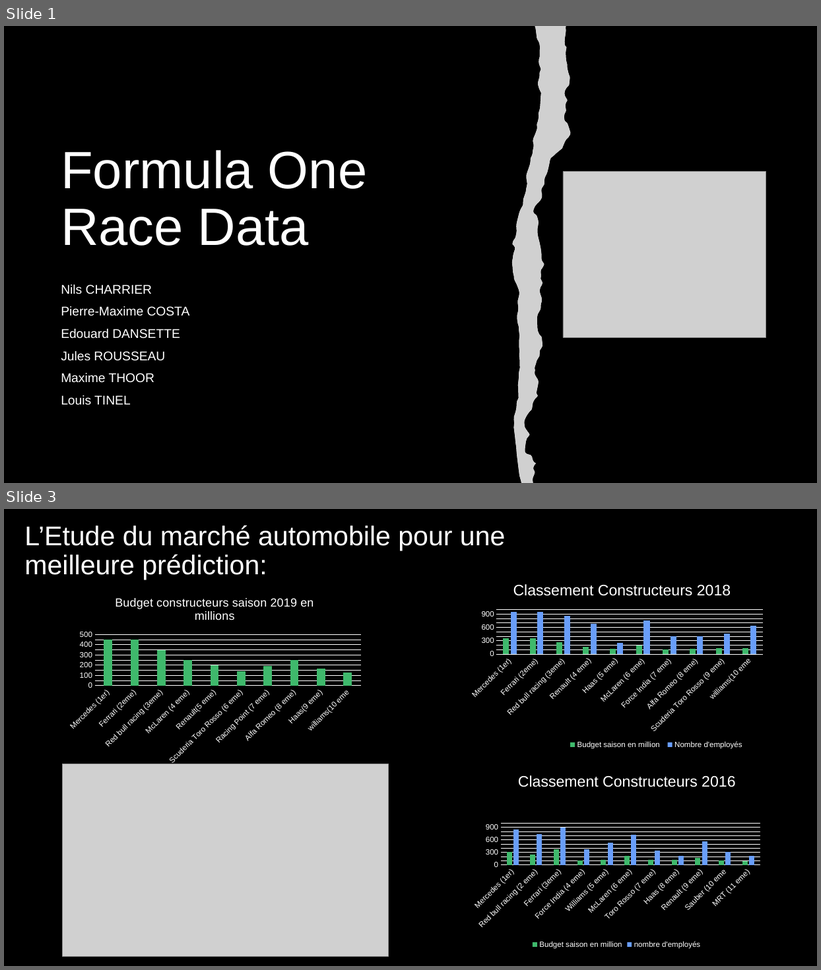
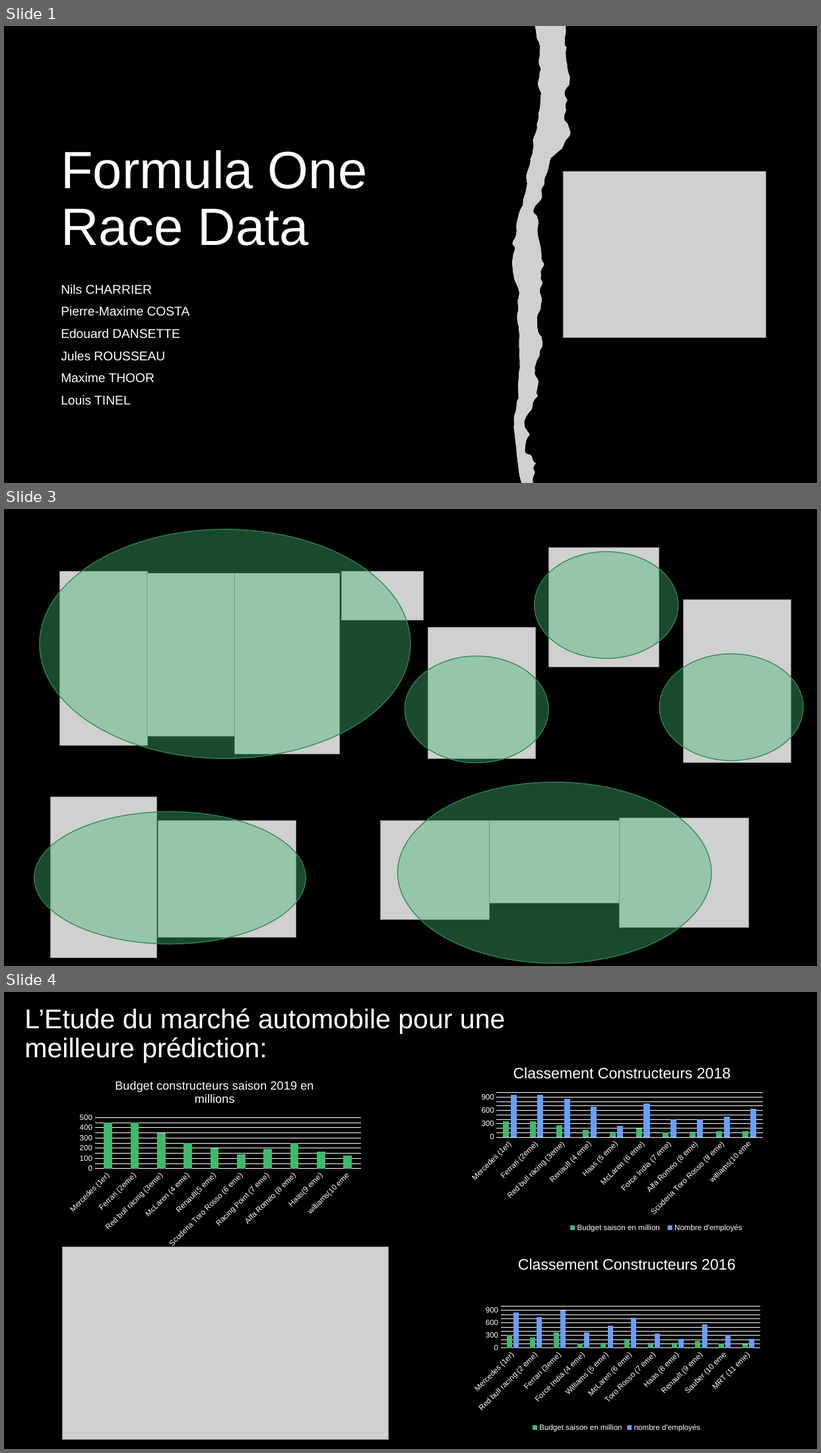
Before and after one commit to maxThoor/Formula-1-Race-Data, a slide deck: Gestion de projet/Présentation semaine 3.pptx. Shown one above the other, each under a label of ours: slides 1 and 3 before the commit, slides 1, 3 and 4 after it; the slides between them are not shown. The pictures are 821x970 and 821x1453 pixels, drawn with LibreOffice and Linux fonts; fonts in the diff are those of the drawing; grey boxes stand for pictures. Boxes give left, top, right and bottom in pixels: in the first picture for what was removed or moved away, otherwise in the second. Text is boxed around its words. In the diff, an @@ line names an element or a change of style, - is before the commit and + after.

```diff
--- a/Gestion de projet/Présentation semaine 3.pptx
+++ b/Gestion de projet/Présentation semaine 3.pptx
@@ slide 3 added at box(4, 509, 817, 966), background #000000 @@
@@ ellipse added at box(40, 529, 411, 758), fill #3FB96C at 40% opacity, outline #2F8950 1 pt @@
@@ picture added at box(548, 547, 659, 667) @@
@@ ellipse added at box(535, 552, 679, 658), fill #3FB96C at 40% opacity, outline #2F8950 1 pt @@
@@ picture added at box(59, 571, 147, 746) @@
@@ picture added at box(147, 573, 235, 736) @@
@@ picture added at box(234, 573, 339, 755) @@
@@ picture added at box(342, 571, 424, 620) @@
@@ picture added at box(684, 600, 791, 762) @@
@@ picture added at box(428, 627, 536, 758) @@
@@ ellipse added at box(405, 656, 548, 762), fill #3FB96C at 40% opacity, outline #2F8950 1 pt @@
@@ ellipse added at box(660, 654, 804, 761), fill #3FB96C at 40% opacity, outline #2F8950 1 pt @@
@@ ellipse added at box(398, 782, 712, 964), fill #3FB96C at 40% opacity, outline #2F8950 1 pt @@
@@ picture added at box(50, 797, 156, 958) @@
@@ ellipse added at box(34, 812, 306, 945), fill #3FB96C at 40% opacity, outline #2F8950 1 pt @@
@@ picture added at box(158, 821, 296, 938) @@
@@ picture added at box(380, 821, 490, 920) @@
@@ picture added at box(490, 821, 620, 904) @@
@@ picture added at box(620, 819, 748, 928) @@
@@ what was slide 3 is now slide 4 @@
```
Also in this commit, not shown: 2 slides changed, 1 other slide added, 1 slide removed, 39 other files.
